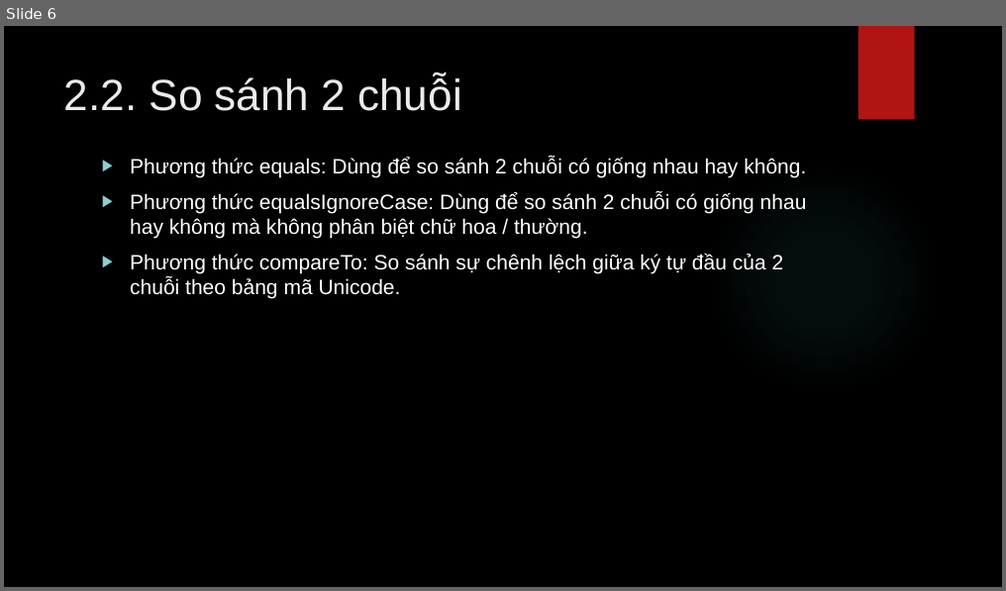
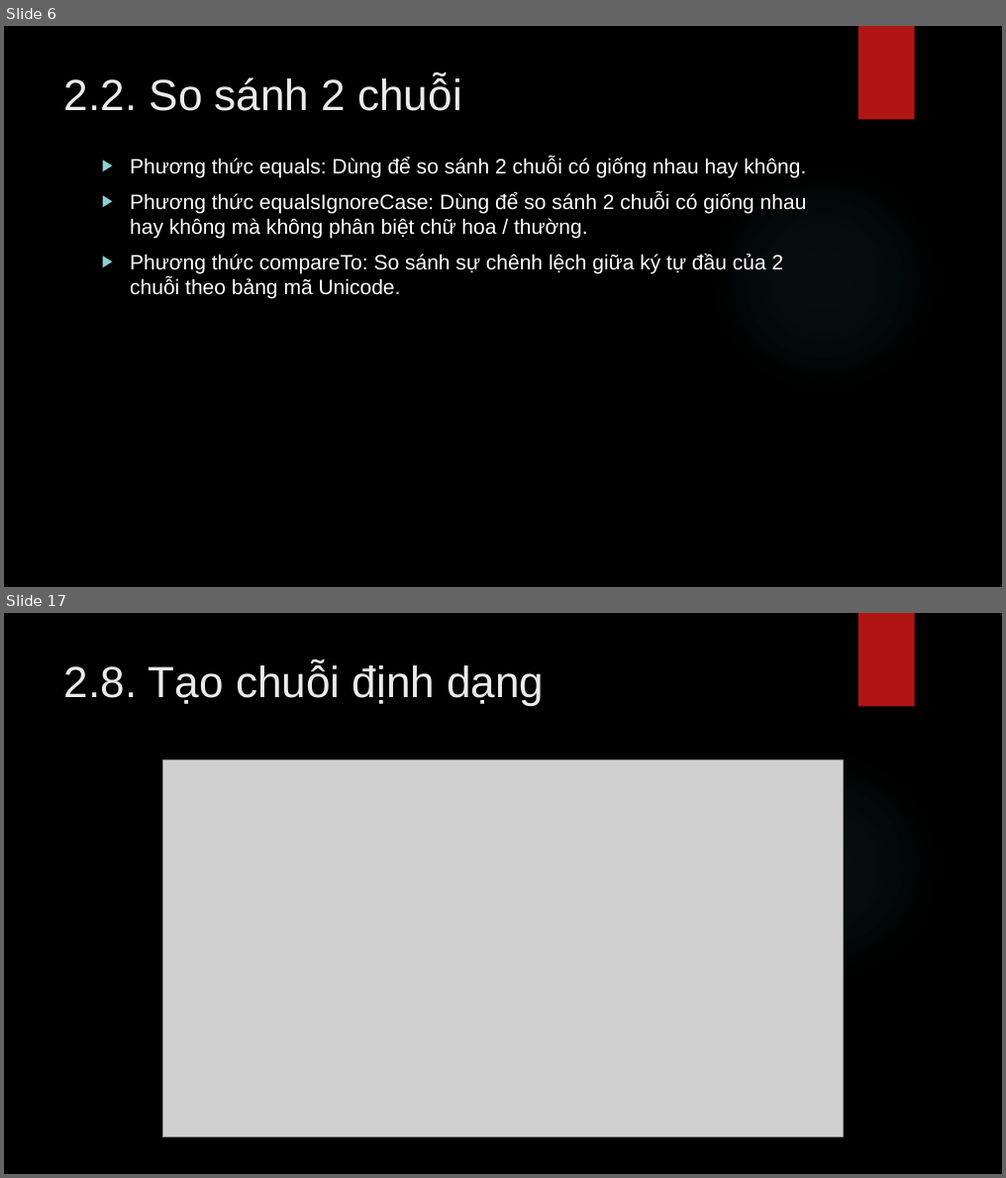
Before and after one commit to lequochai26/GDUTraining_Basic_Java_Web_Development, a slide deck: Slides/Day_2_2.pptx. Shown one above the other, each under a label of ours: slide 6 before the commit, slides 6 and 17 after it; the slides between them are not shown. The pictures are 1006x591 and 1006x1178 pixels, drawn with LibreOffice and Linux fonts; fonts in the diff are those of the drawing; grey boxes stand for pictures; background and template pictures are left out. Boxes give left, top, right and bottom in pixels: in the first picture for what was removed or moved away, otherwise in the second. Text is boxed around its words. In the diff, an @@ line names an element or a change of style, - is before the commit and + after.

```diff
--- a/Slides/Day_2_2.pptx
+++ b/Slides/Day_2_2.pptx
@@ slide 17 added at bbox=[4, 613, 1002, 1174], background picture (left out); not listed: 2 template elements that a slide beside it also shows @@
@@ title added at bbox=[64, 662, 544, 705], 42 pt, text #EBEBEB @@
+2.8. Tạo chuỗi định dạng
@@ picture added at bbox=[163, 760, 844, 1138] @@
```
Also in this commit, not shown: 43 other slides added.
